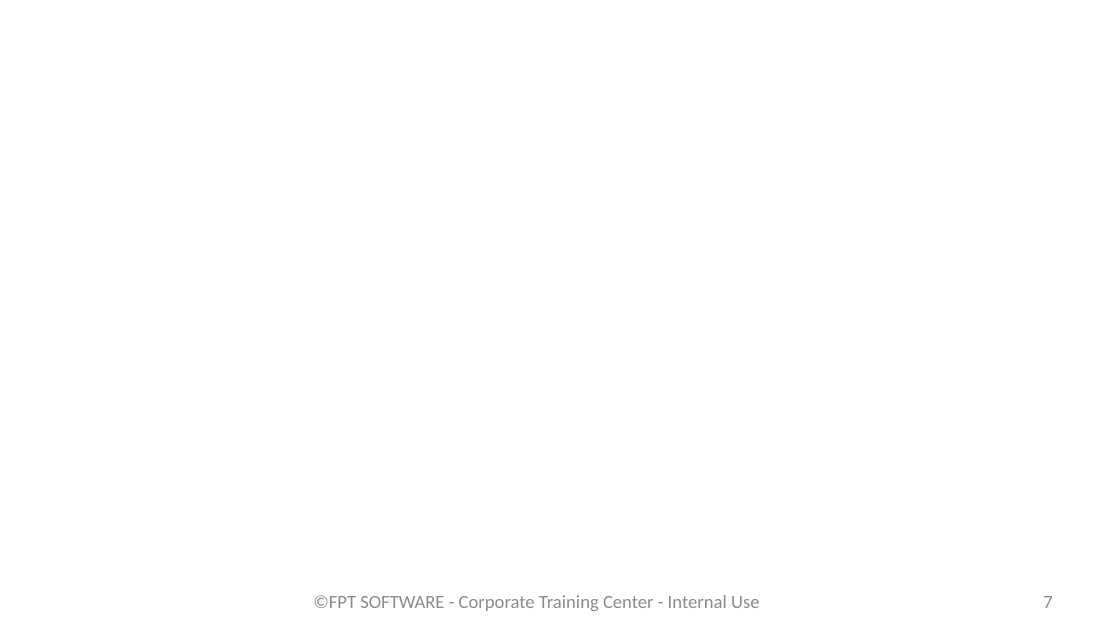
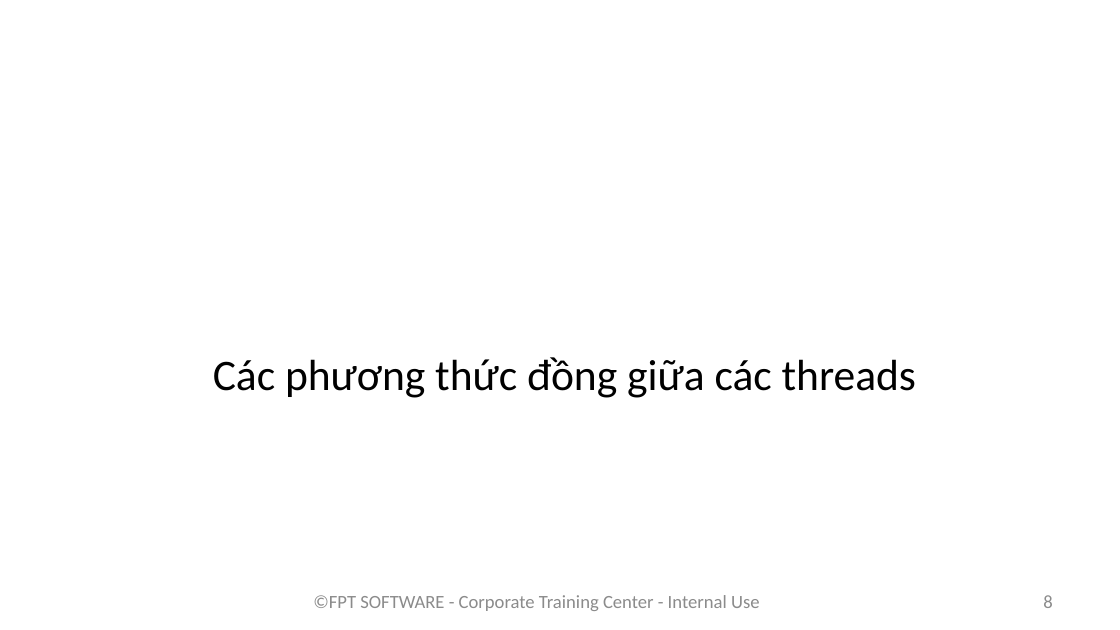
Before and after one commit to phuthodien/training_linux_embedded_v2, a slide deck: slide 8 of Bai 8/Lập trình multithread.pptx (slide 7 before the commit). Drawn at 1120x630 pixels with LibreOffice and Linux fonts; fonts in the diff are those of the drawing; background and template pictures are left out. Boxes give left, top, right and bottom in pixels: in the first picture for what was removed or moved away, otherwise in the second. Text is boxed around its words. In the diff, an @@ line names an element or a change of style, - is before the commit and + after.

```diff
--- a/Bai 8/Lập trình multithread.pptx
+++ b/Bai 8/Lập trình multithread.pptx
@@ text "Các phương thức đồng giữa ...": place and size @@
-text "Các phương thức đồng giữa ..." at <box>56,0,877,78</box>
+text "Các phương thức đồng giữa ..." at <box>213,357,916,398</box>
@@ text "Các phương thức đồng giữa ..." at <box>213,357,916,398</box>: size 30 to 28 pt, text colour #FFFFFF to #000000, bold off; alignment left to centre; more space between paragraphs; vertical alignment middle to bottom @@
@@ page number at <box>1043,595,1052,608</box>: text changed @@
-7
+8
```
Also in this commit, not shown: 1 slide added, 28 other files.
